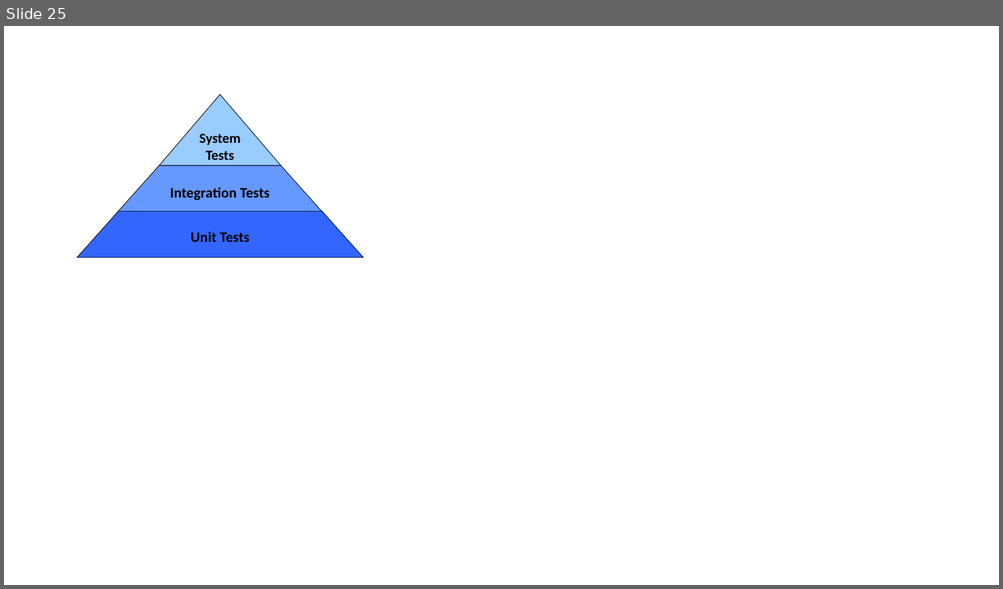
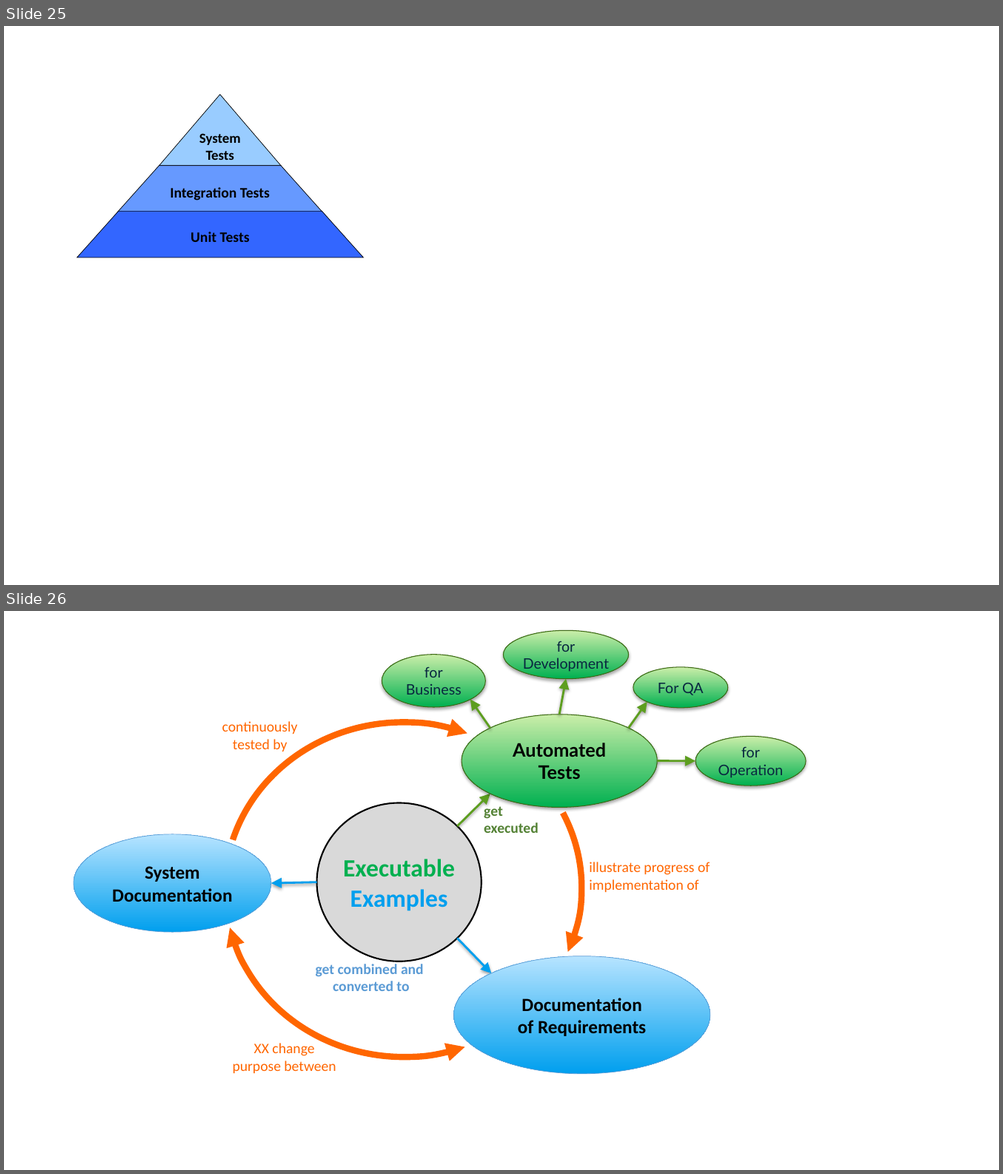
Before and after one commit to iks-gmbh-tools/SysNat, a slide deck: documentation/Figures.pptx. Shown one above the other, each under a label of ours: slide 25 before the commit, slides 25 and 26 after it. The pictures are 1003x589 and 1003x1174 pixels, drawn with LibreOffice and Linux fonts; fonts in the diff are those of the drawing. Boxes give left, top, right and bottom in pixels: in the first picture for what was removed or moved away, otherwise in the second. Text is boxed around its words. In the diff, an @@ line names an element or a change of style, - is before the commit and + after.

Commit message:
documentation updated

```diff
--- a/documentation/Figures.pptx
+++ b/documentation/Figures.pptx
@@ slide 26 added at bbox=[4, 611, 999, 1170], background #FFFFFF @@
@@ ellipse added at bbox=[504, 630, 629, 679], fill gradient #00B050 to #CBEEA9, outline #3E6A14 0.75 pt, 14 pt, text #082740 @@
+for
+Development
@@ ellipse added at bbox=[381, 654, 485, 707], fill gradient #00B050 to #CBEEA9, outline #3E6A14 0.75 pt, 14 pt, text #082740 @@
+for
+Business
@@ ellipse added at bbox=[633, 667, 728, 708], fill gradient #00B050 to #CBEEA9, outline #3E6A14 0.75 pt, 14 pt, text #082740 @@
+For QA
@@ arrow added from (559, 715) to (566, 679), #5D9E1F 2 pt @@
@@ text added at bbox=[222, 721, 298, 752], 14 pt, text #FF6600 @@
+continuously
+tested by
@@ arc (boxed as its full ellipse) added at bbox=[224, 721, 581, 1056], outline #FF6600 6 pt @@
@@ ellipse added at bbox=[461, 715, 657, 808], fill gradient #00B050 to #CBEEA9, outline #3E6A14 0.75 pt, 18 pt, text #000000, bold @@
+Automated
+Tests
@@ arrow added from (490, 728) to (470, 700), #5D9E1F 2 pt @@
@@ arrow added from (629, 728) to (647, 702), #5D9E1F 2 pt @@
@@ arc (boxed as its full ellipse) added at bbox=[225, 723, 582, 1058], outline #FF6600 6 pt @@
@@ arc (boxed as its full ellipse) added at bbox=[225, 722, 582, 1057], outline #FF6600 6 pt @@
@@ ellipse added at bbox=[696, 736, 806, 786], fill gradient #00B050 to #CBEEA9, outline #3E6A14 0.75 pt, 14 pt, text #082740 @@
+for
+Operation
@@ arrow added from (657, 761) to (696, 761), #5D9E1F 2 pt @@
@@ ellipse added at bbox=[316, 803, 481, 962], fill #D9D9D9, outline #000000 1.5 pt, 24 pt, text #00B050, bold @@
+Executable
+Examples
@@ arrow added from (457, 826) to (490, 794), #5D9E1F 2 pt @@
@@ text added at bbox=[484, 803, 538, 833], 14 pt, text #548235, bold @@
+get
+executed
@@ ellipse added at bbox=[74, 834, 271, 932], fill gradient #009FEE to #B7E4FF, outline #5B9BD5 0.5 pt, 18 pt, text #000000, bold @@
+System Documentation
@@ text added at bbox=[589, 862, 709, 892], 14 pt, text #FF6600 @@
+illustrate progress of
+implementation of
@@ arrow added from (316, 883) to (271, 883), #009FEE 2 pt @@
@@ arrow added from (457, 939) to (491, 974), #009FEE 2 pt @@
@@ text added at bbox=[316, 962, 424, 991], 14 pt, text #5B9BD5, bold @@
+get combined and
+converted to
@@ ellipse added at bbox=[454, 957, 711, 1074], fill gradient #009FEE to #B7E4FF, outline #5B9BD5 0.5 pt, 18 pt, text #000000, bold @@
+Documentation
+of Requirements
@@ text added at bbox=[233, 1043, 336, 1073], 14 pt, text #FF6600 @@
+XX change
+purpose between
```
Also in this commit, not shown: 2 other slides added, 3 other files.
